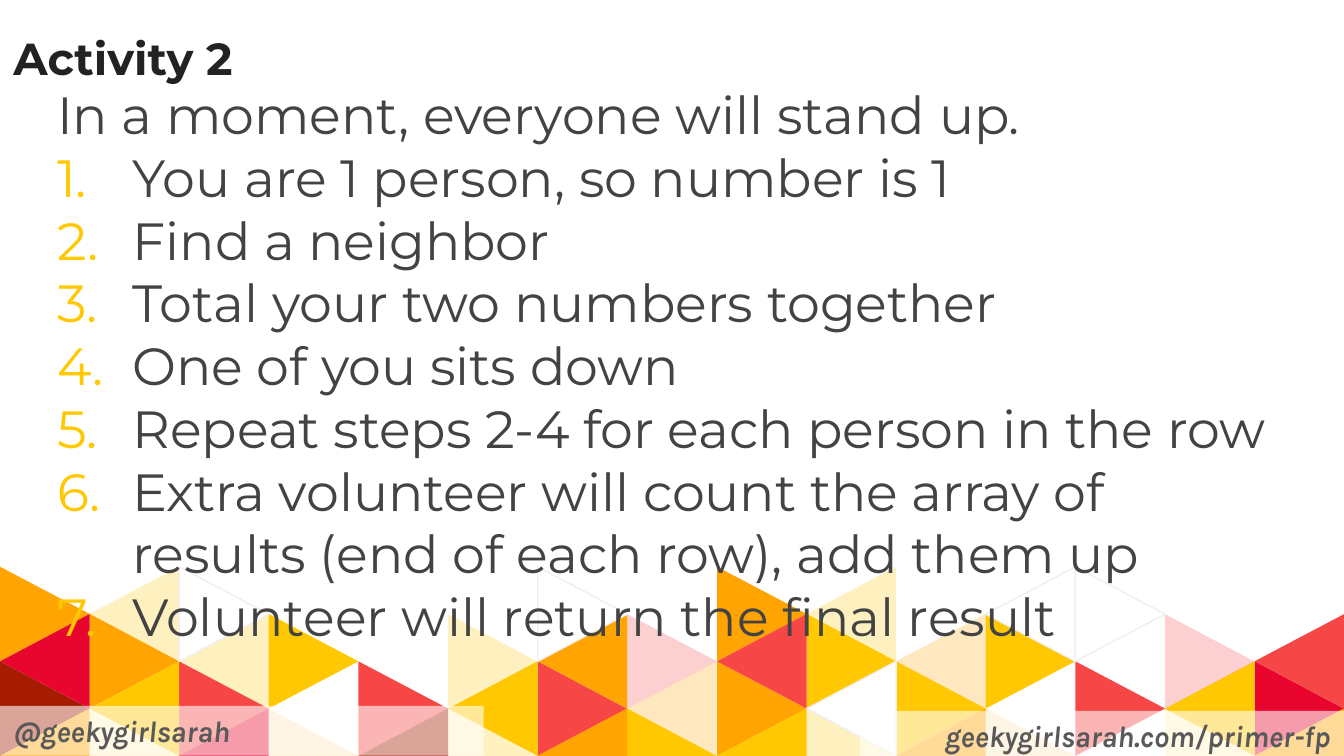
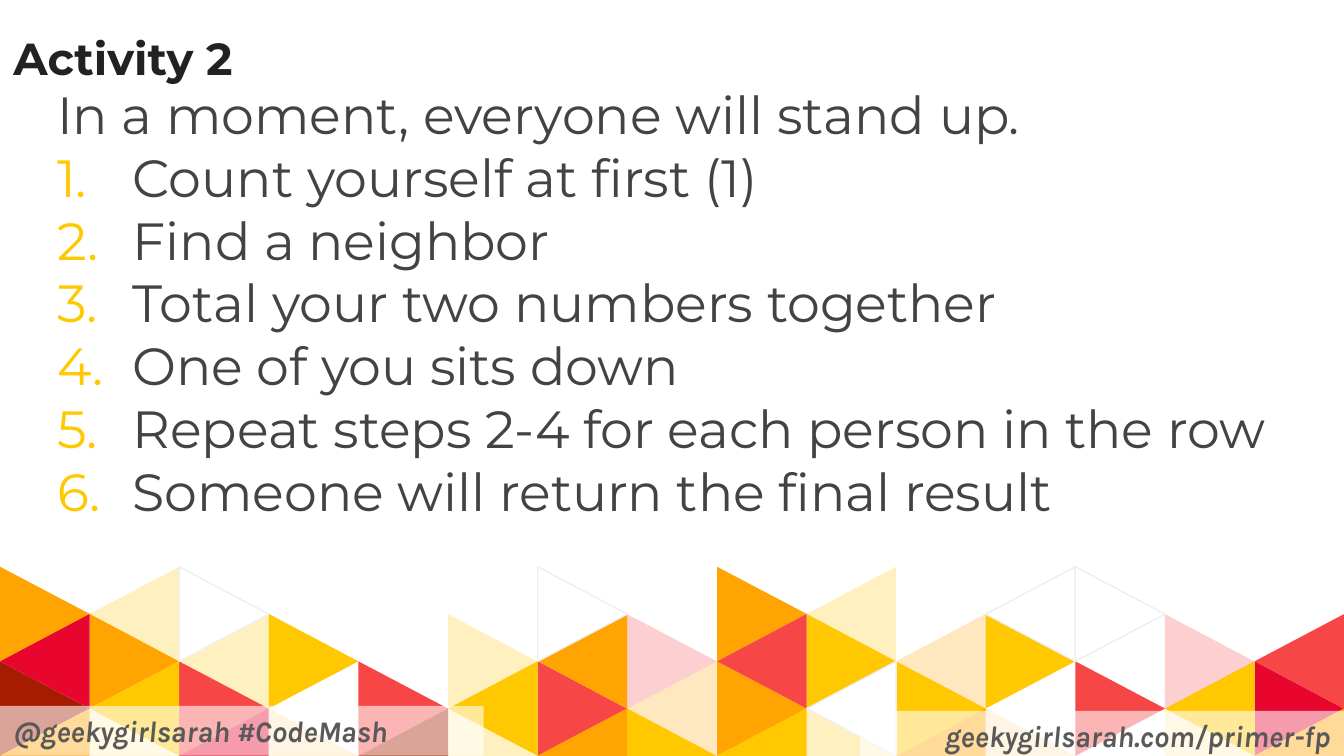
Before and after one commit to geekygirlsarah/talk-a_primer_on_functional_programming, a slide deck: slide 56 of A Primer on Functional Programming.pptx (slide 54 before the commit). Drawn at 1344x756 pixels with LibreOffice and Linux fonts; fonts in the diff are those of the drawing. Boxes give left, top, right and bottom in pixels: in the first picture for what was removed or moved away, otherwise in the second. Text is boxed around its words. In the diff, an @@ line names an element or a change of style, - is before the commit and + after.

Commit message:
Update slides from CodeMash 2019

```diff
--- a/A Primer on Functional Programming.pptx
+++ b/A Primer on Functional Programming.pptx
@@ text at [133,158,758,208]: text changed @@
-  1. You are 1 person, so number is 1
+  1. Count yourself at first (1)
@@ text at [133,472,1052,512]: text changed @@
-  6. Extra volunteer will count the array of results (end of each row), add them up
-  7. Volunteer will return the final result
+  6. Someone will return the final result
@@ text in rectangle at [13,715,388,750]: text changed @@
-@geekygirlsarah
+@geekygirlsarah #CodeMash
```
Also in this commit, not shown: 62 other slides changed, 3 slides added, 1 other file.
